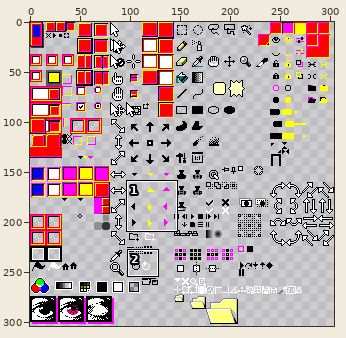
Sprite sheet -- Aseprite 95/template/sheet.png. Above: a wide view before the commit, with the close-up outlined.
Close-up. Before the edit:
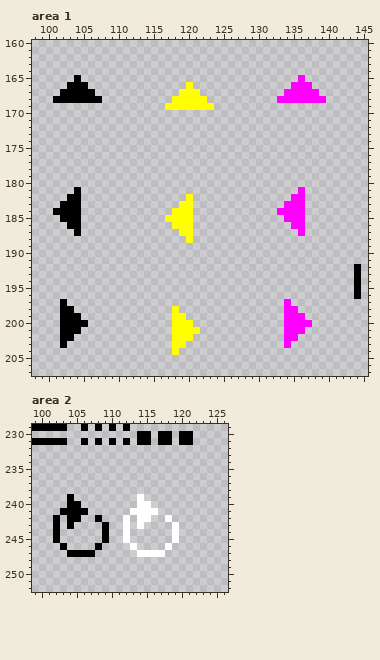
The file is 304x304 pixels. Pixels under 10% opacity are left out. Colours within 5 levels of each other are drawn and written as one. Shown: area 1: x 98..145, y 160..207; area 2: x 99..126, y 229..252.
The same view after the edit:
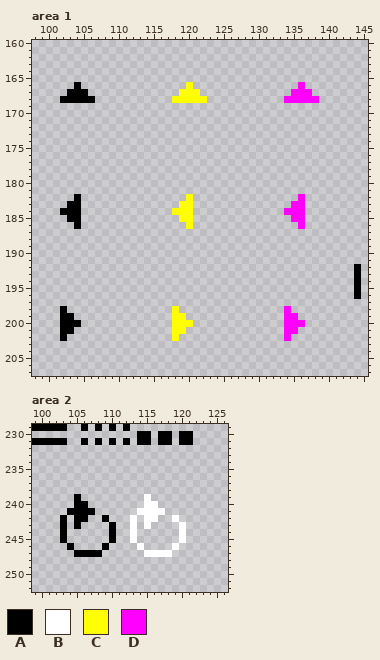
Palette (. is transparent): A #000000  B #ffffff  C #ffff00  D #ff00ff
Log entry: Fix arrow icons
From old to new:
Area 1:
y 165: x 104 A -> .; x 136 D -> .
y 166: x 103 A -> .; x 105 A -> .; x 135 D -> .; x 137 D -> .
y 167: x 102 A -> .; x 106 A -> .; x 134 D -> .; x 138 D -> .
y 168: x 101 A -> .; x 107 A -> .; x 133 D -> .; x 139 D -> .
y 169: x 117..123 CCCCCCC -> .......
y 181: x 104 A -> .; x 136 D -> .
y 182: x 103 A -> .; x 135 D -> .
y 183: x 102 A -> .; x 134 D -> .
y 184: x 101 A -> .; x 133 D -> .
y 185: x 102 A -> .; x 117..118 CC -> ..; x 134 D -> .
y 186: x 103 A -> .; x 118..119 CC -> ..; x 135 D -> .
y 187: x 104 A -> .; x 119..120 CC -> ..; x 136 D -> .
y 188: x 120 C -> .
y 197: x 102 A -> .; x 134 D -> .
y 198: x 103 A -> .; x 135 D -> .
y 199: x 104 A -> .; x 136 D -> .
y 200: x 105 A -> .; x 137 D -> .
y 201: x 104 A -> .; x 120..121 CC -> ..; x 136 D -> .
y 202: x 103 A -> .; x 119..120 CC -> ..; x 135 D -> .
y 203: x 102 A -> .; x 118..119 CC -> ..; x 134 D -> .
y 204: x 118 C -> .
Area 2:
y 239: x 104..105 A. -> .A; x 114..115 B. -> .B
y 240: x 104 A -> .; x 106 . -> A; x 114 B -> .; x 116 . -> B
y 241: x 103 A -> .; x 107 . -> A; x 113 B -> .; x 117 . -> B
y 242: x 102..104 A.A -> .A.; x 106 . -> A; x 108..109 A. -> .A; x 112..114 B.B -> .B.; x 116 . -> B; x 118..119 B. -> .B
y 243: x 102..105 A.A. -> .A.A; x 109..110 A. -> .A; x 112..115 B.B. -> .B.B; x 119..120 B. -> .B
y 244..245: x 102..103 A. -> .A; x 109..110 A. -> .A; x 112..113 B. -> .B; x 119..120 B. -> .B
y 246: x 103..104 A. -> .A; x 108..109 A. -> .A; x 113..114 B. -> .B; x 118..119 B. -> .B
y 247: x 104 A -> .; x 108 . -> A; x 114 B -> .; x 118 . -> B
